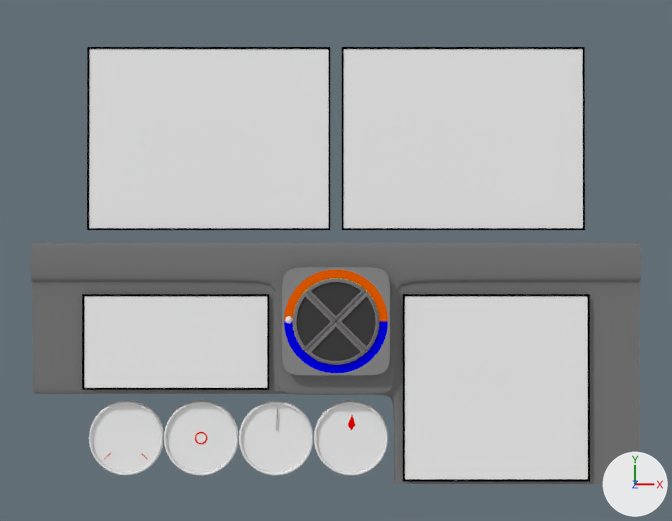
The Blender file cockpit/cockpit_asm_v2.blend as it was, and as the next commit left it.
The view is the same before and after, from a 50 mm lens placed at (0.0, -12.0, 2494.0), pointed at (0.0, 4.0, 36.0). The axes (+X, +Y, +Z) are drawn at lower right. The lights are the same throughout.

Objects in the first picture: 'Cube', 'button.002', 'button.003', 'clockcorp', 'compascorp', 'corp.003', 'corp.006', 'panel1', 'panel2', 'panel3', 'panel4', 'sonarpanel'.
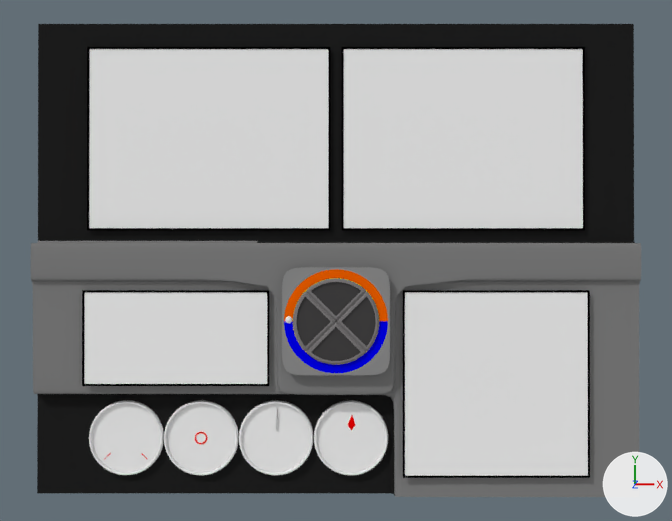
What differs and where, as boxes (x1, y1, x2, y2) in the pictures (672 x 521 px):
```json
{"object": "Cube", "change": "reshaped, modifiers changed", "before": [31, 243, 641, 484], "after": [31, 24, 641, 497], "on screen": "96% taller"}
{"part": 1, "of": "me_cube", "change": "built on", "before": [35, 381, 595, 484], "after": [34, 24, 639, 497]}
```

Edits to the scene script, one JSON object a line:
```json
{"op": "add", "block": "mat_material_002", "code": ["mat_material_002 = diffuse_material('Material.002')", "mat_material_002.base_color = (0.0134, 0.0134, 0.0134)  # black #1f1f1f"]}
{"block": "me_cube", "where": "me_cube.from_pydata(...)  # 32 vertices, 21 faces; spans x -800.0..800.0, y -586.0..50.0, z 0.0..50.0"}
{"block": "me_cube", "where": "# used by ob_cube; location = (0.0, 0.0, 0.0)"}
{"block": "me_cube", "where": "# verts and faces of me_cube; kept vertices keep their numbers, new ones are numbered from 32"}
{"block": "me_cube", "where": "# before: 0 (-800.0, 50.0, 0.0), 1 (800.0, 50.0, 0.0), 6 (-800.0, -350.0, 0.0), 7 (-800.0, -350.0, 30.0), 10 (155.0, 50.0, 0.0)"}
{"block": "me_cube", "where": "# before: 12 (155.0, -350.0, 30.0), 13 (155.0, -350.0, 0.0), 14 (800.0, -586.0, 30.0), 15 (155.0, -586.0, 30.0), 16 (155.0, -586.0, 0.0)"}
{"block": "me_cube", "where": "# before: 17 (-155.0, 50.0, 0.0), 19 (-155.0, -350.0, 30.0), 21 (-155.0, -350.0, 0.0)"}
{"block": "me_cube", "change": "me_cube part 1"}
{"op": "add", "block": "me_cube", "code": "delete_vertices([6, 16, 21])  # with the faces that use them"}
{"op": "add", "block": "me_cube", "code": "for i in [0, 1, 10, 13, 17]: verts[i] += (0.0, 0.0, -10.0)"}
{"op": "add", "block": "me_cube", "code": "verts[14] = (800.0, -620.0, 30.0)  # moved"}
{"op": "add", "block": "me_cube", "code": "verts[15] = (155.0, -620.0, 30.0)  # moved"}
{"op": "add", "block": "me_cube", "code": "for new, old in zip([*range(32, 36)], [0, 1, 10, 17]): verts[new] = verts[old] + (0.0, 590.0, 0.0)"}
{"op": "add", "block": "me_cube", "code": "for new, old in zip([*range(36, 40)], [7, 12, 15, 19]): verts[new] = verts[old] + (0.0, 0.0, -20.0)"}
{"op": "add", "block": "me_cube", "code": "for new, old in zip([40, 41, 42], [36, 38, 39]): verts[new] = verts[old] + (0.0, 0.0, -20.0)"}
{"op": "add", "block": "me_cube", "code": "verts[43] = (-800.0, -620.0, -10.0)"}
{"op": "add", "block": "me_cube", "code": "verts[44] = (-155.0, -620.0, -10.0)"}
{"op": "add", "block": "me_cube", "code": "faces += [(36, 40, 42, 39), (13, 41, 38, 37), (13, 37, 39, 42), (0, 17, 35, 32), (10, 34, 35, 17), (1, 33, 34, 10)]  # mat_material_002 (black #1f1f1f)"}
{"op": "add", "block": "me_cube", "code": "faces += [(40, 43, 44, 42), (13, 42, 44, 41)]  # mat_material_002 (black #1f1f1f)"}
{"op": "add", "block": "me_cube", "code": "faces += [(7, 36, 39, 19), (12, 37, 38, 15), (12, 19, 39, 37)]  # mat_material_001 (grey #797979)"}
{"op": "add", "block": "me_cube", "code": "me_cube.materials.append(mat_material_002)  # black #1f1f1f"}
{"block": "ob_cube", "where": "_m = ob_cube.modifiers.new('Bevel', 'BEVEL')"}
{"op": "remove", "block": "ob_cube", "code": "_m.limit_method = 'NONE'"}
{"op": "set", "path": "_m.width", "old": "10.0", "new": "7.0"}
{"op": "set", "path": "_m.width_pct", "old": "10.0", "new": "7.0"}
{"op": "add", "block": "ob_cube", "code": "_m.angle_limit = 0.785"}
```
